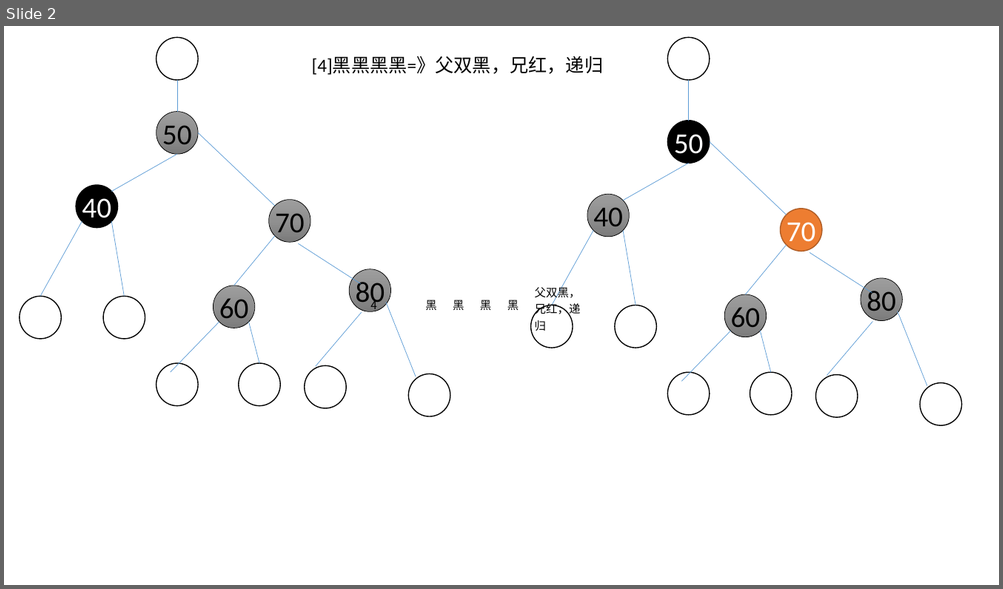
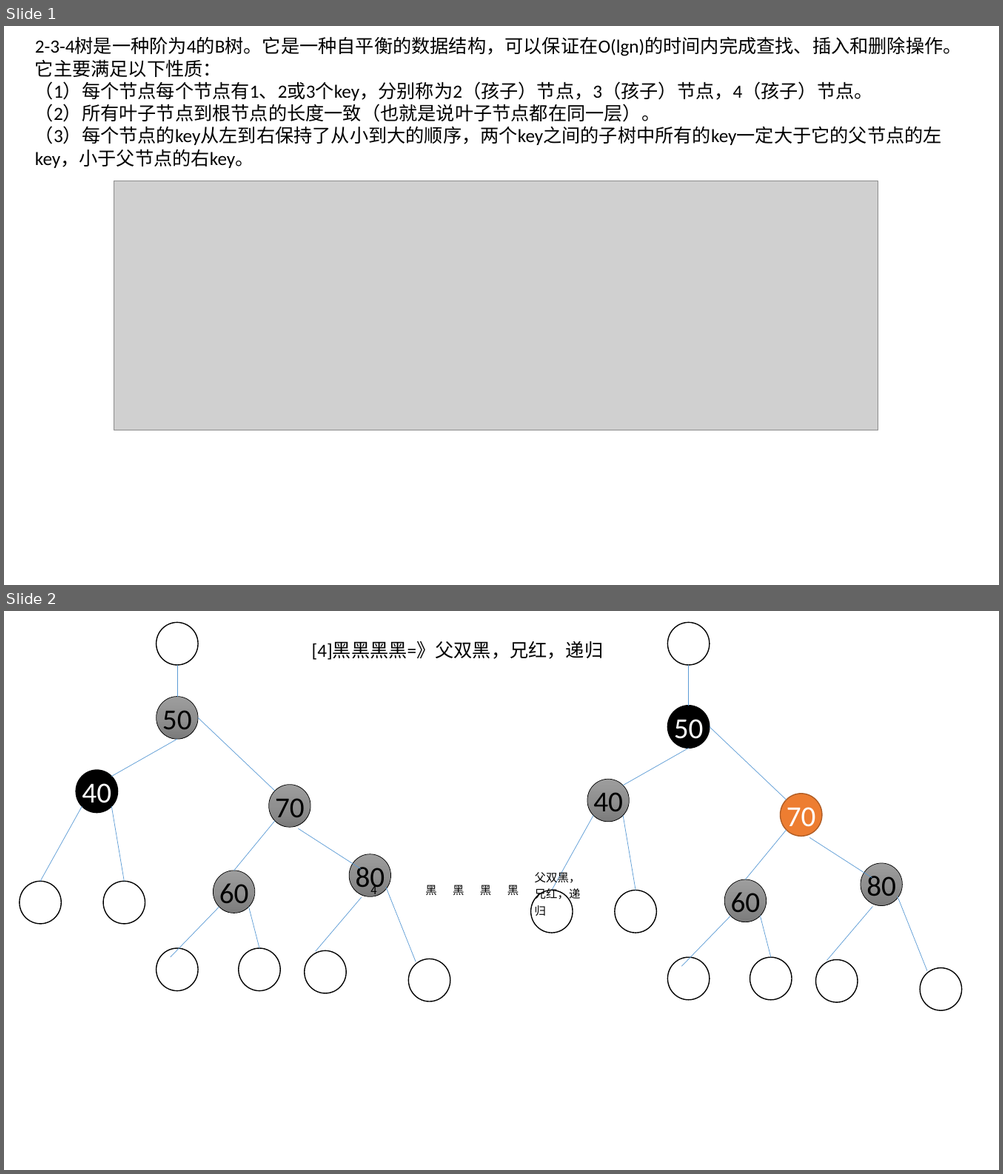
Before and after one commit to BrotherSam66/go-red-black-tree, a slide deck: 删除234树排演.pptx. Shown one above the other, each under a label of ours: slide 2 before the commit, slides 1 and 2 after it. The pictures are 1003x589 and 1003x1174 pixels, drawn with LibreOffice and Linux fonts; fonts in the diff are those of the drawing; grey boxes stand for pictures. Boxes give left, top, right and bottom in pixels: in the first picture for what was removed or moved away, otherwise in the second. Text is boxed around its words. In the diff, an @@ line names an element or a change of style, - is before the commit and + after.

Commit message:
红黑树收尾、完成

```diff
--- a/删除234树排演.pptx
+++ b/删除234树排演.pptx
@@ slide 1 added at bbox=[4, 26, 999, 585], background #FFFFFF at 47% opacity @@
@@ text added at bbox=[35, 38, 962, 168], 18 pt, text #000000 @@
+2-3-4树是一种阶为4的B树。它是一种自平衡的数据结构，可以保证在O(lgn)的时间内完成查找、插入和删除操作。它主要满足以下性质：
+（1）每个节点每个节点有1、2或3个key，分别称为2（孩子）节点，3（孩子）节点，4（孩子）节点。
+（2）所有叶子节点到根节点的长度一致（也就是说叶子节点都在同一层）。
+（3）每个节点的key从左到右保持了从小到大的顺序，两个key之间的子树中所有的key一定大于它的父节点的左key，小于父节点的右key。
@@ picture added at bbox=[114, 181, 878, 430] @@
```
Also in this commit, not shown: 1 slide removed, 10 other files.
